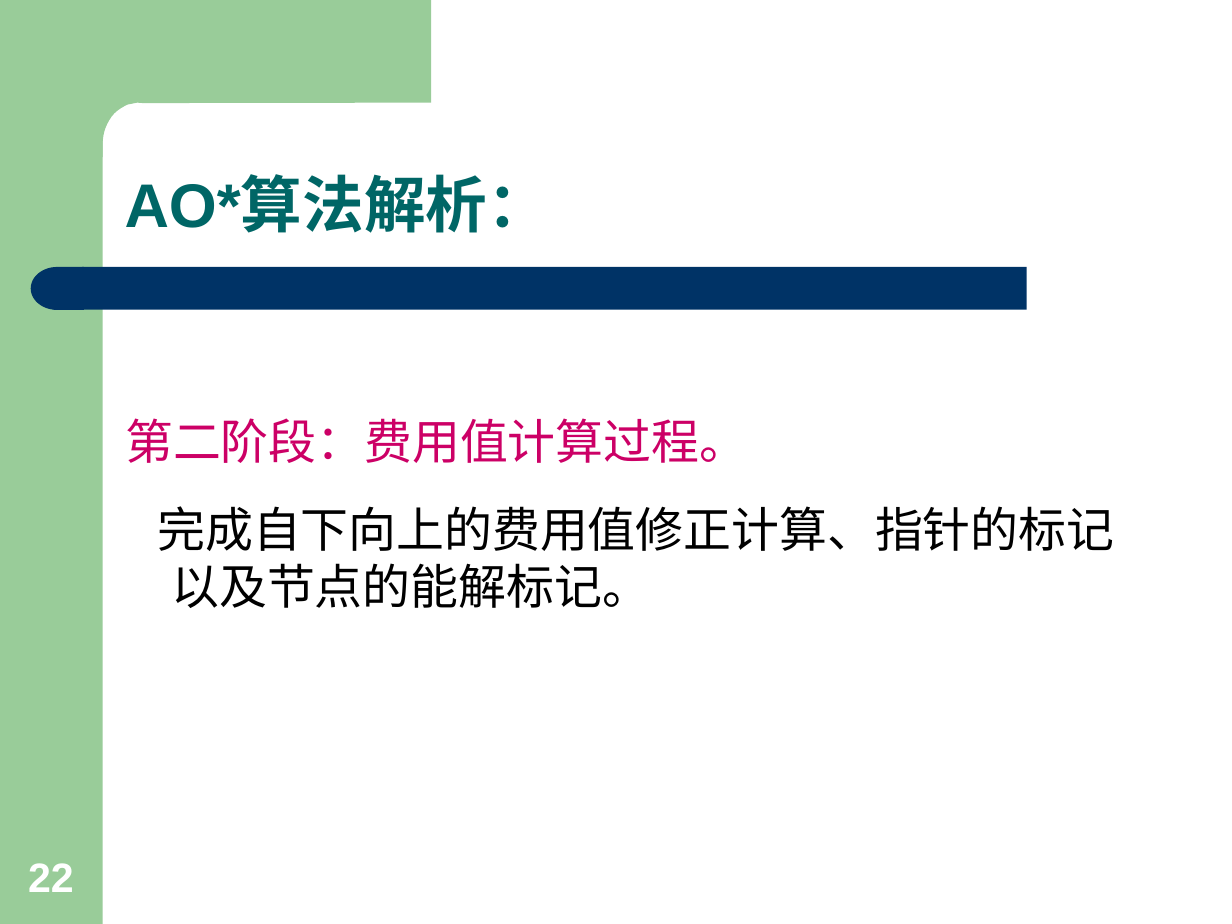
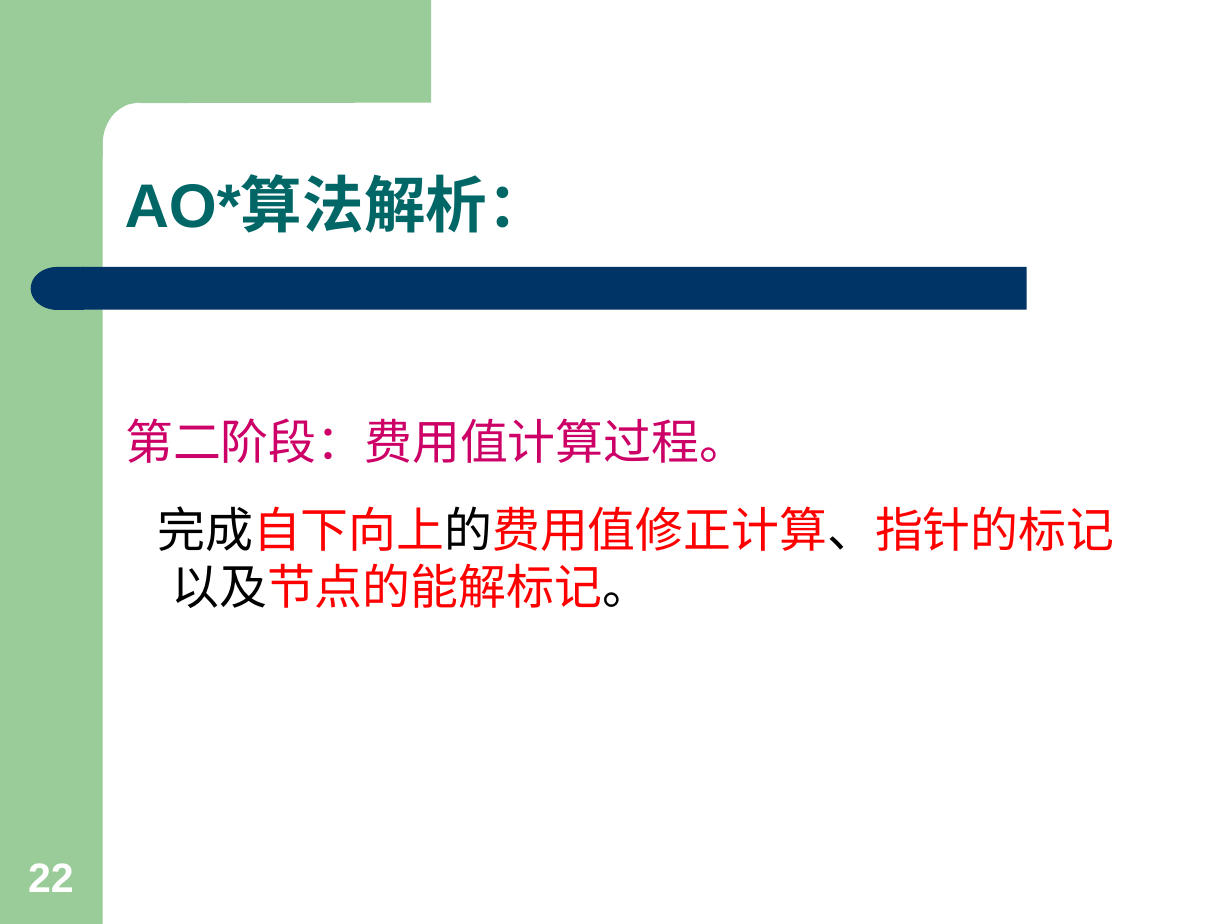
Before and after one commit to jxwb088047/AI_Review, a slide deck: slide 22 of 人工智能PPT/4. 可分解的产生式系统.ppt. Drawn at 1232x924 pixels with LibreOffice and Linux fonts; fonts in the diff are those of the drawing. Boxes give left, top, right and bottom in pixels: in the first picture for what was removed or moved away, otherwise in the second. Text is boxed around its words. In the diff, an @@ line names an element or a change of style, - is before the commit and + after.

```diff
--- a/人工智能PPT/4. 可分解的产生式系统.ppt
+++ b/人工智能PPT/4. 可分解的产生式系统.ppt
@@ text at <box>157,506,1114,608</box>: text colour #000000 to #FF0000 in "完成自下向上的费用值修正计算、指针的标记以及节点的能解标记。" @@
```
Also in this commit, not shown: 1 other slide changed, 3 other files.
